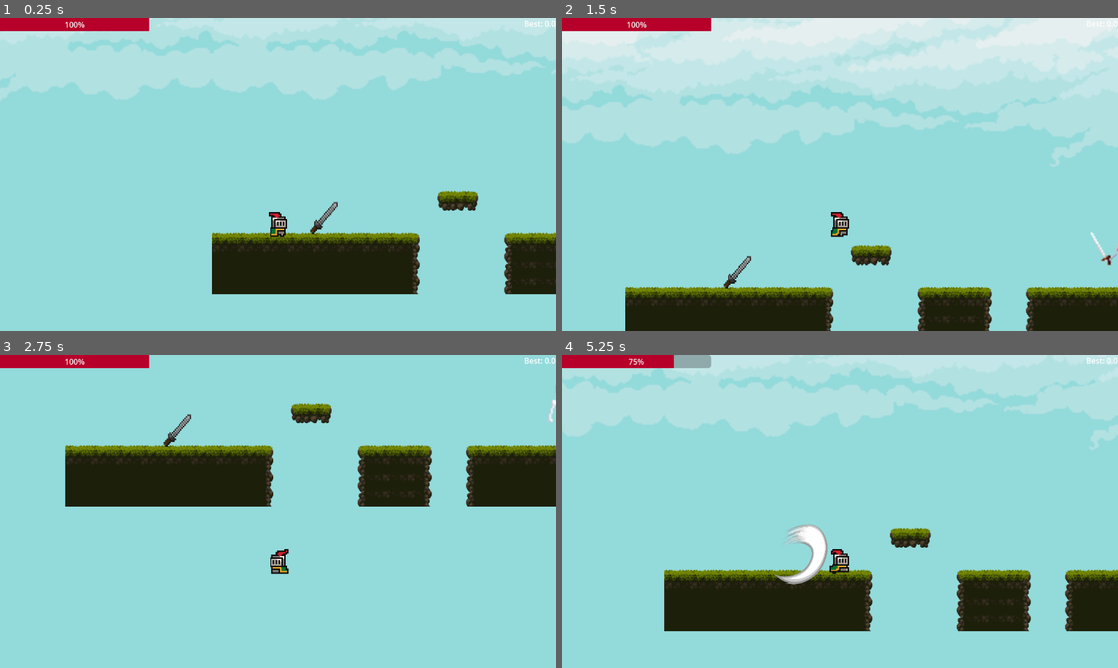
Above: before the commit, frames 1-4 (two rows, left to right).
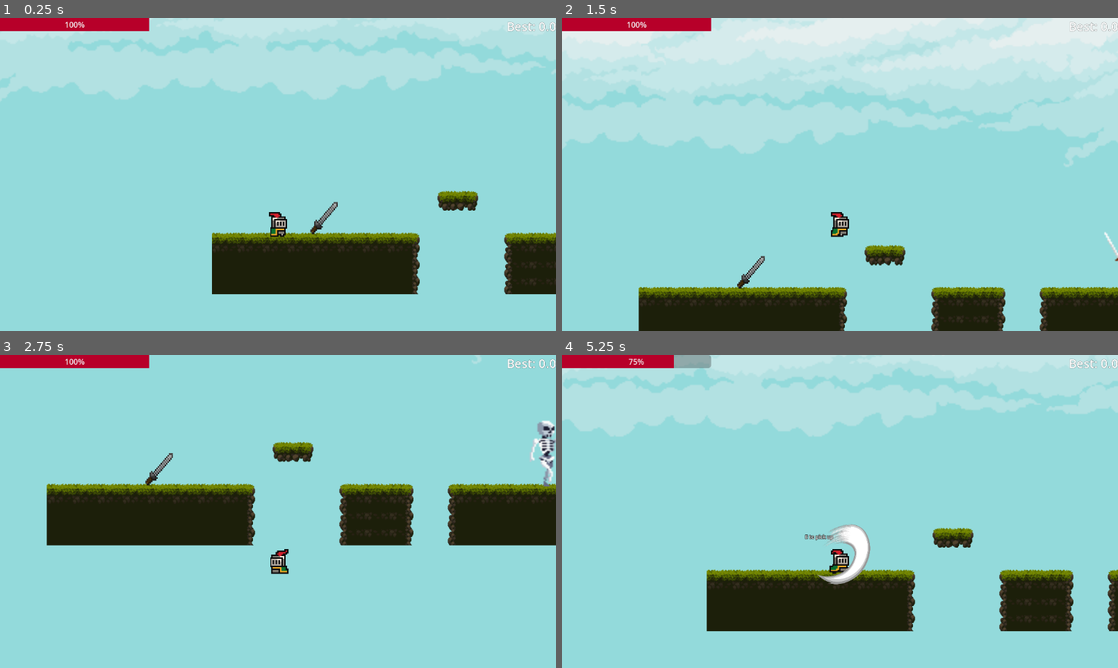
Above: after the commit, the same moments.

Repository: evanta/2D_Game_Design
Game: Godot game, scene res://Levels/SwordLevel1.tscn
The game is run twice, just before and just after one commit, with the same random seed, the same clock (stepped at 60 frames per second) and the same inputs. This scene is started directly instead of the project's main scene.
Inputs:
- Up to frame 1 (0.25 s): no input
- Up to frame 2 (1.5 s): tap Enter (attack) at 0.5 s; hold Enter (attack) 0.53-1.28 s; hold D (moveRight) from 0.53 s (still down); tap W (jump) at 0.77 s; tap E (interact) at 1.35 s
- Up to frame 3 (2.75 s): tap W (jump) at 1.52 s; release D (moveRight) at 2.03 s; hold A (moveLeft) from 2.03 s (still down); hold Enter (attack) from 2.03 s (still down)
- Up to frame 4 (5.25 s): release A (moveLeft) at 2.78 s; release Enter (attack) at 2.78 s; hold D (moveRight) 2.78-4.28 s; tap E (interact) at 2.85, 4.35 s; tap W (jump) at 3.02, 3.77, 4.52 s; hold Enter (attack) 3.53-4.28 s; hold A (moveLeft) 4.28-5.03 s; hold D (moveRight) from 5.03 s (still down); hold Enter (attack) from 5.03 s (still down)

The runs differ from the first frame. In frame 1, 0.1% of the frame differs, in the area x 91-100%, y 0-5%; in frame 2, 6.6%; in frame 3, 21%, in the area x 8-100%, y 0-61%; in frame 4, 15%.

Commit message:
added pushback to sword that feels nice

Diff:
--- a/2dGameDesignProject/Levels/BowLevel1.tscn
+++ b/2dGameDesignProject/Levels/BowLevel1.tscn
@@ -617,7 +617,7 @@
 [node name="UI" parent="." unique_id=1432553550 instance=ExtResource("7_e3dax")]
 
 [node name="FinishLevel" parent="." unique_id=492503270 instance=ExtResource("8_7wlkq")]
-position = Vector2(1360, 454)
+position = Vector2(3549, 537)
 
 [node name="AudioStreamPlayer2D" type="AudioStreamPlayer2D" parent="." unique_id=1066968124]
 position = Vector2(216, 494)
--- a/2dGameDesignProject/Levels/SwordLevel1.tscn
+++ b/2dGameDesignProject/Levels/SwordLevel1.tscn
@@ -634,3 +634,7 @@
 
 [node name="FinishLevel" parent="." unique_id=492503270 instance=ExtResource("8_xyq0l")]
 position = Vector2(6480, 552)
+sMinScore = 2400.0
+aMinScore = 2150.0
+bMinScore = 1850.0
+cMinScore = 1400.0
--- a/2dGameDesignProject/Sprite/Character.tscn
+++ b/2dGameDesignProject/Sprite/Character.tscn
@@ -103,7 +103,7 @@
 [sub_resource type="RectangleShape2D" id="RectangleShape2D_tyfn0"]
 size = Vector2(102, 124)
 
-[node name="CharacterBody2D" type="CharacterBody2D" unique_id=2039678697]
+[node name="Player" type="CharacterBody2D" unique_id=2039678697]
 scale = Vector2(0.36783552, 0.38528612)
 script = ExtResource("1_yk651")
 speed = 300.0
--- a/2dGameDesignProject/UI/UI.tscn
+++ b/2dGameDesignProject/UI/UI.tscn
@@ -45,9 +45,12 @@
 
 [node name="PreviousScoreLabel" type="Label" parent="Control/HBoxContainer2" unique_id=1793869050]
 layout_mode = 2
+theme_override_colors/font_outline_color = Color(0, 0, 0, 1)
+theme_override_constants/outline_size = 1
+theme_override_font_sizes/font_size = 25
 
 [node name="BestScoreLabel" type="Label" parent="Control/HBoxContainer2" unique_id=353331399]
 layout_mode = 2
 theme_override_colors/font_outline_color = Color(0, 0, 0, 1)
 theme_override_constants/outline_size = 1
-theme_override_font_sizes/font_size = 19
+theme_override_font_sizes/font_size = 25
--- a/2dGameDesignProject/Weapons/Sword/sword_hitbox.gd
+++ b/2dGameDesignProject/Weapons/Sword/sword_hitbox.gd
@@ -26,3 +26,12 @@
 	if body.has_method("applyKnockback"):
 		var knockDir = (body.global_position - global_position).normalized()
 		body.applyKnockback(knockDir, 200.0)
+	# player recoil on hit
+	# player recoil on hit
+# player recoil on hit
+	var player = get_tree().get_first_node_in_group("player")
+	if player:
+		var recoilDir = (player.global_position - body.global_position).normalized()
+		recoilDir.y = 0
+		var tween = create_tween()
+		tween.tween_property(player, "position", player.position + recoilDir * 15.0, 0.1)
